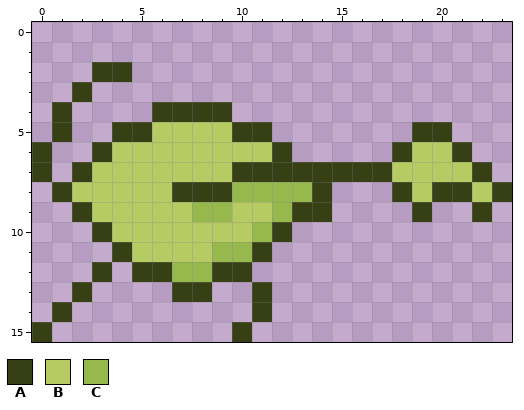
One commit to this pixel-art sprite: assets/sprites/characters/crab/crab_attack3.png. Above, as it was before the edit.
The file is 24x16 pixels. Pixels under 10% opacity are left out.
Palette (. is transparent): A #374015  B #b6cb62  C #96b84c
Pixels before, first column x 0:
 2 ...AA...................
 3 ..A.....................
 4 .A....AAAA..............
 5 .A..AABBBBAA.......AA...
 6 A..ABBBBBBBBA.....ABBA..
 7 A.ABBBBBBBAAAAAAAABBBBA.
 8 .ABBBBBAAACCCCA...ABAABA
 9 ..ABBBBBCCBBCAA....A..A.
10 ...ABBBBBBBCA...........
11 ....ABBBBCCA............
12 ...A.AACCAA.............
13 ..A....AA..A............
14 .A.........A............
15 A.........A.............
And afterwards:
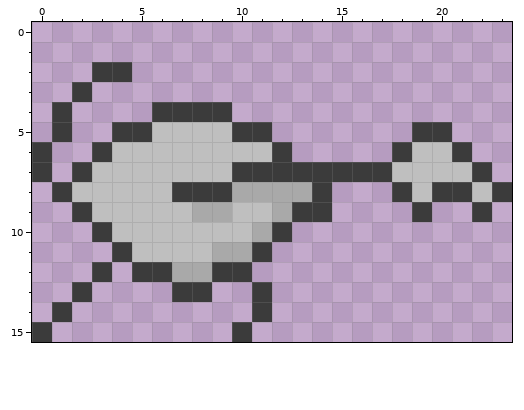
Diff:
colour A: #374015 -> #3b3b3b
colour B: #b6cb62 -> #bfbfbf
colour C: #96b84c -> #a9a9a9
Pixel boxes of the changes (left, top, right, bottom) in both pictures:
changed: (32, 62, 512, 342)
